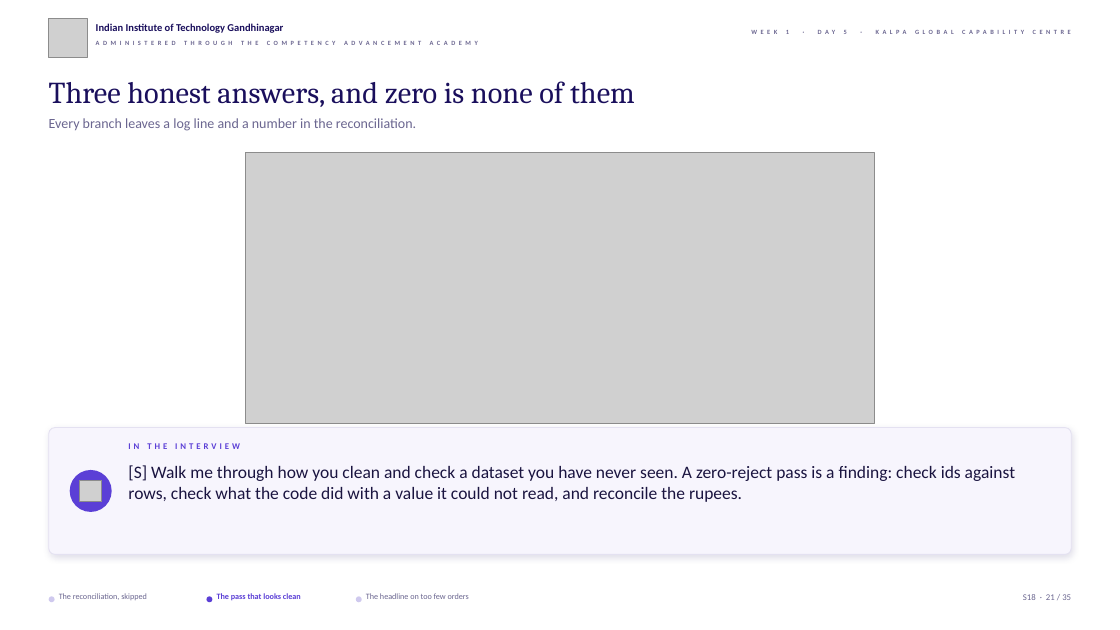
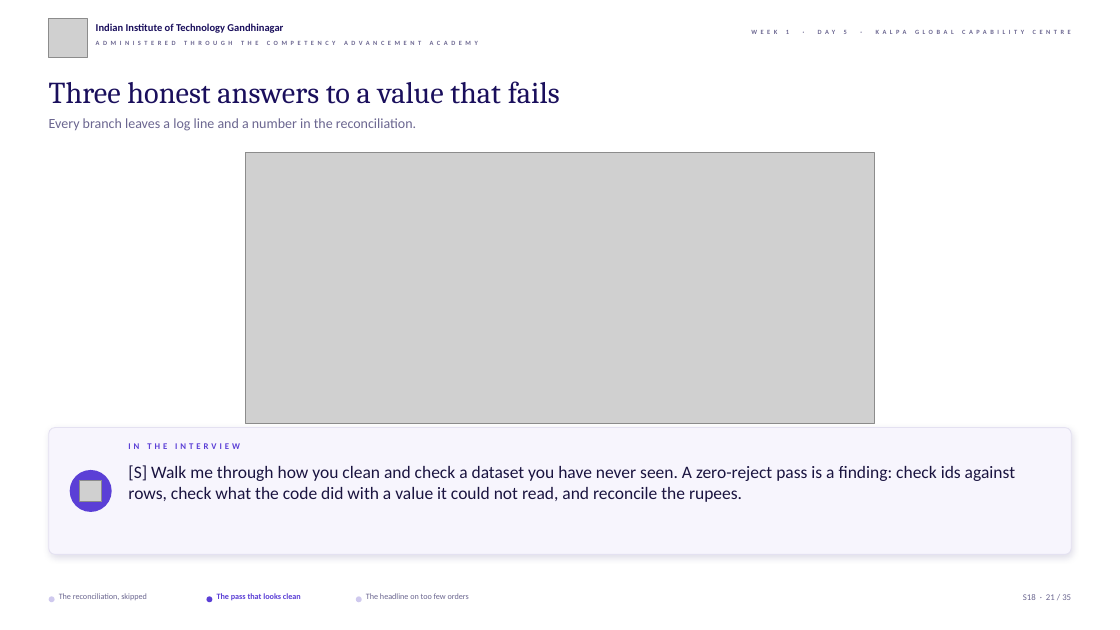
Before and after one commit to fde-academy-lab/c2-content-factory, a slide deck: slide 21 of content/W01/D5/slides/C2_W01_D05_debrief_STUDENT.pptx. Drawn at 1120x630 pixels with LibreOffice and Linux fonts; fonts in the diff are those of the drawing; grey boxes stand for pictures; background and template pictures are left out. Boxes give left, top, right and bottom in pixels: in the first picture for what was removed or moved away, otherwise in the second. Text is boxed around its words. In the diff, an @@ line names an element or a change of style, - is before the commit and + after.

```diff
--- a/content/W01/D5/slides/C2_W01_D05_debrief_STUDENT.pptx
+++ b/content/W01/D5/slides/C2_W01_D05_debrief_STUDENT.pptx
@@ text at (x1=49, y1=81, x2=560, y2=104): text changed @@
-Three honest answers, and zero is none of them
+Three honest answers to a value that fails
```
Also in this commit, not shown: 5 other slides changed, 14 other files.
